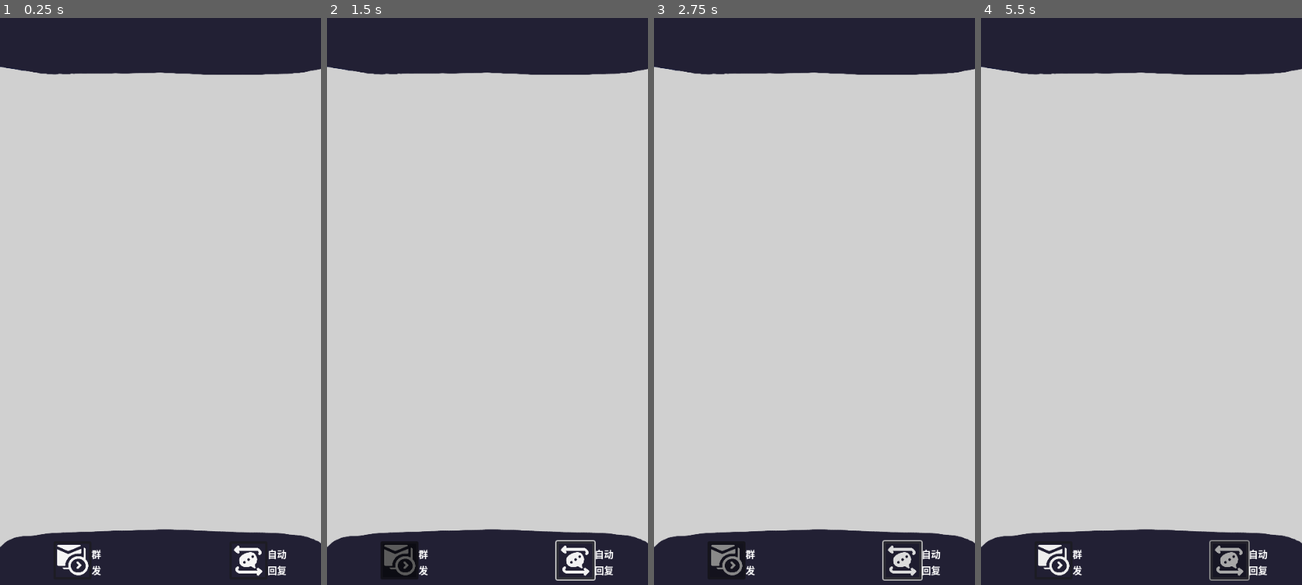
Above: before the commit, frames 1-4 (left to right).
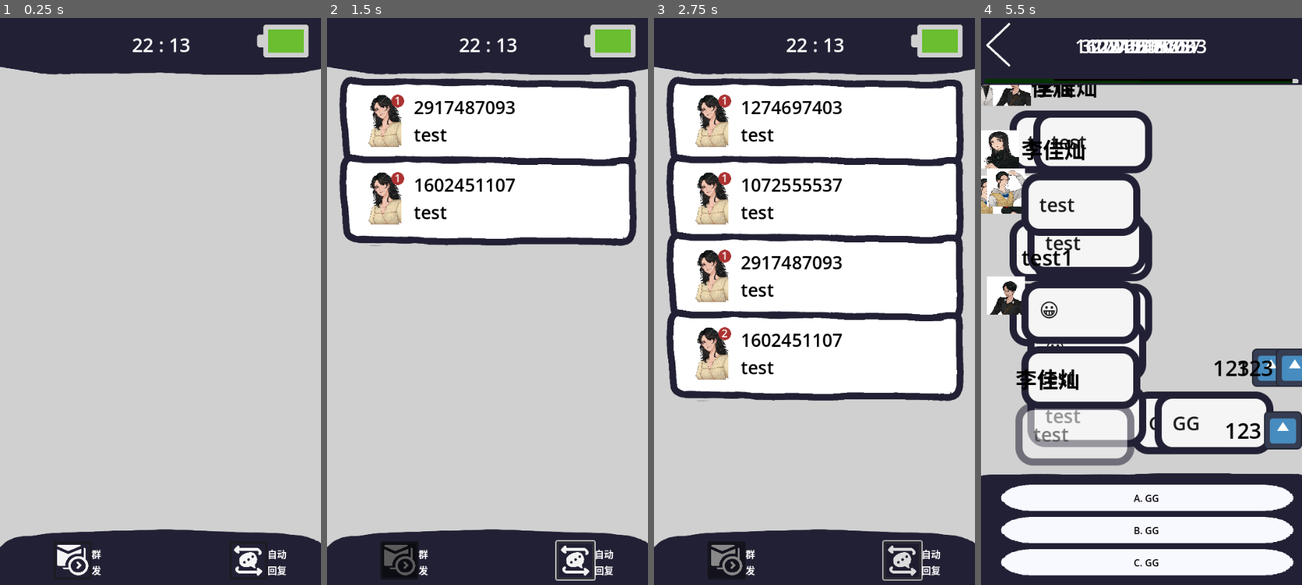
Above: after the commit, the same moments.

Repository: zhitian111/chat-bubble
Game: Godot game, scene res://inf_mode/inf_mode_chat_board.tscn
The game is run twice, just before and just after one commit, with the same random seed, the same clock (stepped at 60 frames per second) and the same inputs. This scene is started directly instead of the project's main scene. The engine's default icon, where the game draws it, is replaced by a stand-in: a white triangle on a blue panel in a dark square.
Inputs (mouse positions are in pixels of both pictures, inside the frame that each line leads up to):
- Up to frame 1 (0.25 s): no input
- Up to frame 2 (1.5 s): click "群 发" at 0.5 s; click "剩余:" at 1.25 s
- Up to frame 3 (2.75 s): click "剩余: 9 秒" at 2 s
- Up to frame 4 (5.5 s): click "剩余: 8 秒" at 2.75 s; click (1228, 562) at 3.5 s, where only the run before the commit has a clickable "剩余: 7 秒"; click (1163, 499) at 4.27 s; click (1228, 562) at 5 s, where only the run before the commit has a clickable "剩余: 6 秒"

The runs differ from the first frame. In frame 1, 1.0% of the frame differs, in the area x 41-97%, y 1-7%; in frame 2, 28%; in frame 3, 52%; in frame 4, 52%, in the area x 0-100%, y 0-100%.
Error before the commit: Invalid operands 'Vector2' and 'int' in operator '%'. (res://inf_mode/inf_characters.gd:12)

Commit message:
inf_mode_v7

Diff:
--- a/choose_sentence/rating/rating.gd
+++ b/choose_sentence/rating/rating.gd
@@ -35,6 +35,7 @@
 		perfect_texture.queue_free()
 		nice_texture.queue_free()
 		game.rating_count["miss"]+=1
+		game.inf_mode_health -= 7
 	if type == rating.perfect:
 		perfect_texture.show()
 		good_texture.queue_free()
--- a/game.gd
+++ b/game.gd
@@ -26,3 +26,5 @@
 	"nice":0,
 	"miss":0
 }
+
+var  inf_mode_health = 89.0
--- /dev/null
+++ b/inf_mode/battery.gd
@@ -0,0 +1,14 @@
+extends TextureProgressBar
+
+# 取值9-80
+# Called when the node enters the scene tree for the first time.
+func _ready() -> void:
+	self.value = 80 # 80%
+	game.inf_mode_health = 80 # 80%
+	pass # Replace with function body.
+
+
+# Called every frame. 'delta' is the elapsed time since the previous frame.
+func _process(delta: float) -> void:
+	self.value = game.inf_mode_health # 80%
+	pass
--- a/inf_mode/inf_characters.gd
+++ b/inf_mode/inf_characters.gd
@@ -9,7 +9,7 @@
 func create_new_chat()->void:
 	var new_chat = chat.instantiate()
 	new_chat.position+=start_position
-	new_chat.position+=Vector2(540,0)*count%50
+	new_chat.position+=Vector2(540*count%50,0)
 
 	new_chat.chat_name = String.num_int64(randi())
 
--- a/inf_mode/inf_mode_chat_board.gd
+++ b/inf_mode/inf_mode_chat_board.gd
@@ -17,6 +17,7 @@
 	game.rating_count["great"] = 0
 	game.rating_count["perfect"] = 0
 
+	game.inf_mode_health = 80
 
 	camera.make_current()
 	for c in characters.get_children():
@@ -123,3 +124,7 @@
 		chat_objs[i.chat_name.text].script_end_choosing()
 		chats[i.chat_name.text]._on_button_button_down()
 		break
+
+func _process(delta: float) -> void:
+	var date_time = Time.get_datetime_dict_from_system()
+	$time.text = str(date_time["hour"]) + " : " + str(date_time["minute"])
--- a/inf_mode/inf_mode_chat_board.tscn
+++ b/inf_mode/inf_mode_chat_board.tscn
@@ -8,10 +8,23 @@
 [ext_resource type="Script" path="res://inf_mode/mass_mailing.gd" id="6_gmw02"]
 [ext_resource type="Texture2D" uid="uid://bj5xxisebypy" path="res://assets/skill/auto_reply.png" id="6_riuin"]
 [ext_resource type="Script" path="res://inf_mode/auto_mailing.gd" id="7_f8lel"]
+[ext_resource type="Texture2D" uid="uid://ctnqx3wochagr" path="res://assets/menu/battery.png" id="9_v76n4"]
+[ext_resource type="Script" path="res://inf_mode/battery.gd" id="10_se4p7"]
 
 [sub_resource type="LabelSettings" id="LabelSettings_tow6j"]
 font_size = 40
 font_color = Color(0, 0, 0, 1)
+
+[sub_resource type="AtlasTexture" id="AtlasTexture_atapv"]
+atlas = ExtResource("9_v76n4")
+region = Rect2(17, 37, 179, 113)
+
+[sub_resource type="AtlasTexture" id="AtlasTexture_fpif3"]
+atlas = ExtResource("9_v76n4")
+region = Rect2(236, 37, 156, 113)
+
+[sub_resource type="LabelSettings" id="LabelSettings_ag4ih"]
+font_size = 32
 
 [node name="infModeChatBoard" type="Control"]
 layout_mode = 3
@@ -123,6 +136,7 @@
 "
 
 [node name="introduce" type="Label" parent="auto_mailing"]
+layout_mode = 0
 offset_left = 64.0
 offset_top = 9.0
 offset_right = 104.0
@@ -134,6 +148,28 @@
 
 [node name="recording" type="Timer" parent="auto_mailing"]
 
+[node name="battery" type="TextureProgressBar" parent="."]
+layout_mode = 0
+offset_left = 432.0
+offset_top = 16.0
+offset_right = 519.0
+offset_bottom = 71.0
+value = 80.0
+fill_mode = 1
+nine_patch_stretch = true
+texture_over = SubResource("AtlasTexture_atapv")
+texture_progress = SubResource("AtlasTexture_fpif3")
+script = ExtResource("10_se4p7")
+
+[node name="time" type="Label" parent="."]
+layout_mode = 0
+offset_right = 542.0
+offset_bottom = 100.0
+text = "22:22"
+label_settings = SubResource("LabelSettings_ag4ih")
+horizontal_alignment = 1
+vertical_alignment = 1
+
 [connection signal="timeout" from="Timer" to="characters" method="_on_timer_timeout"]
 [connection signal="pressed" from="mass_mailing" to="." method="_on_mass_mailing_pressed"]
 [connection signal="pressed" from="mass_mailing" to="mass_mailing" method="_on_pressed"]
Binary file changed: assets/menu/battery.png
Not shown: 1 places in inf_mode/inf_mode_chat_board.tscn that only renumber resources
